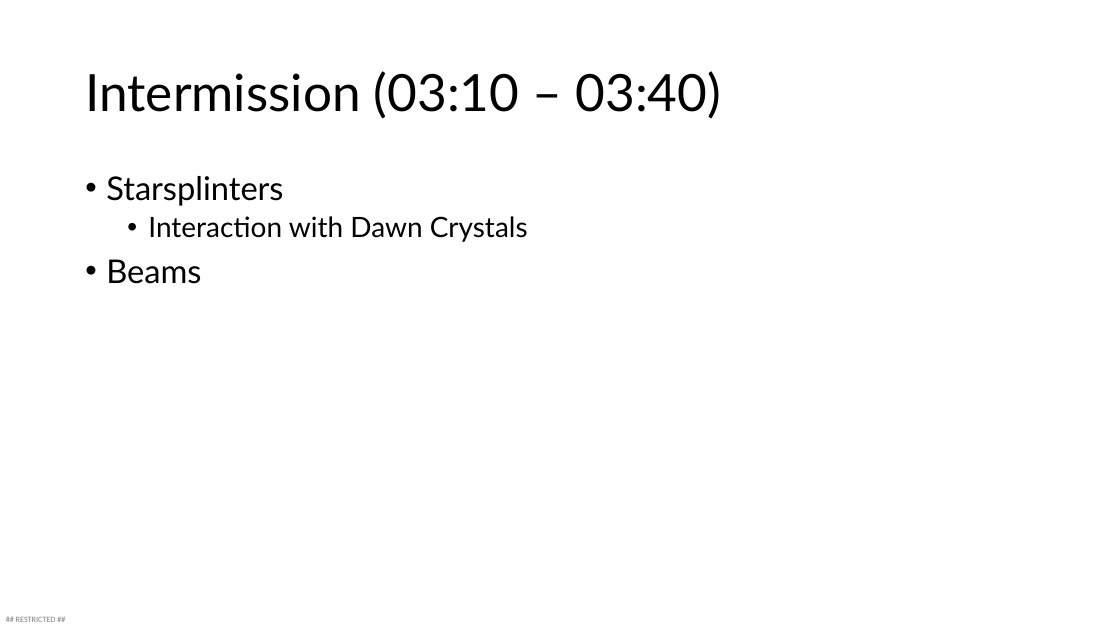
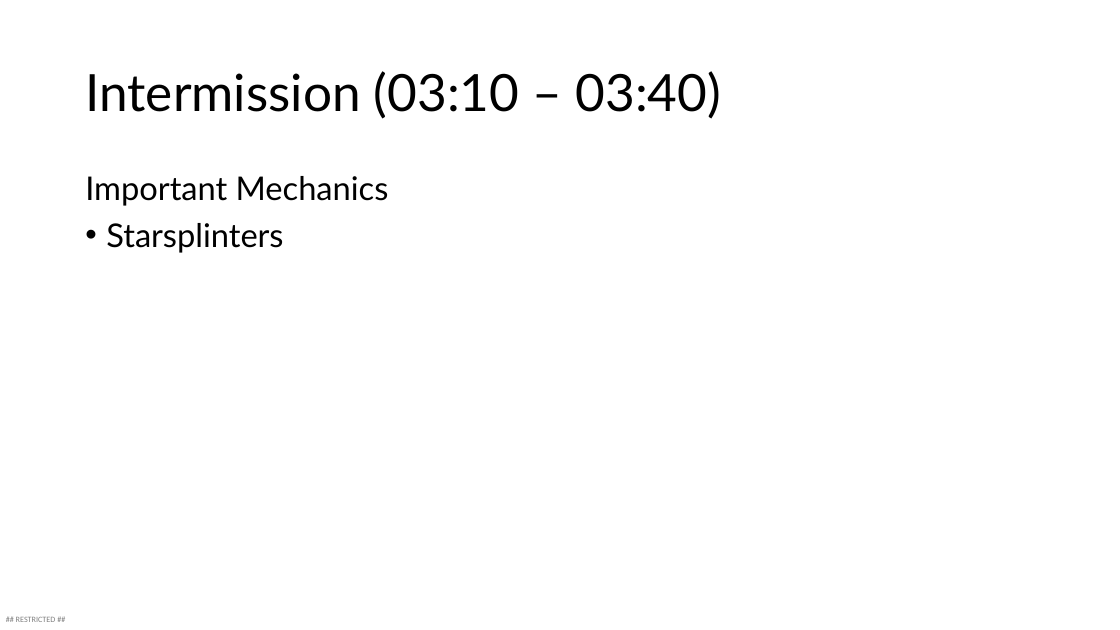
Before and after one commit to kuehbiko/test1, a slide deck: slide 11 of loora.pptx (slide 12 before the commit). Drawn at 1120x630 pixels with LibreOffice and Linux fonts; fonts in the diff are those of the drawing. Boxes give left, top, right and bottom in pixels: in the first picture for what was removed or moved away, otherwise in the second. Text is boxed around its words. In the diff, an @@ line names an element or a change of style, - is before the commit and + after.

```diff
--- a/loora.pptx
+++ b/loora.pptx
@@ text at box(85, 176, 389, 206): paragraph added @@
+Important Mechanics
@@ text at box(106, 216, 528, 284): paragraphs removed @@
-  • Interaction with Dawn Crystals
-• Beams
```
Also in this commit, not shown: 13 other slides changed, 4 slides added, 5 slides removed.
